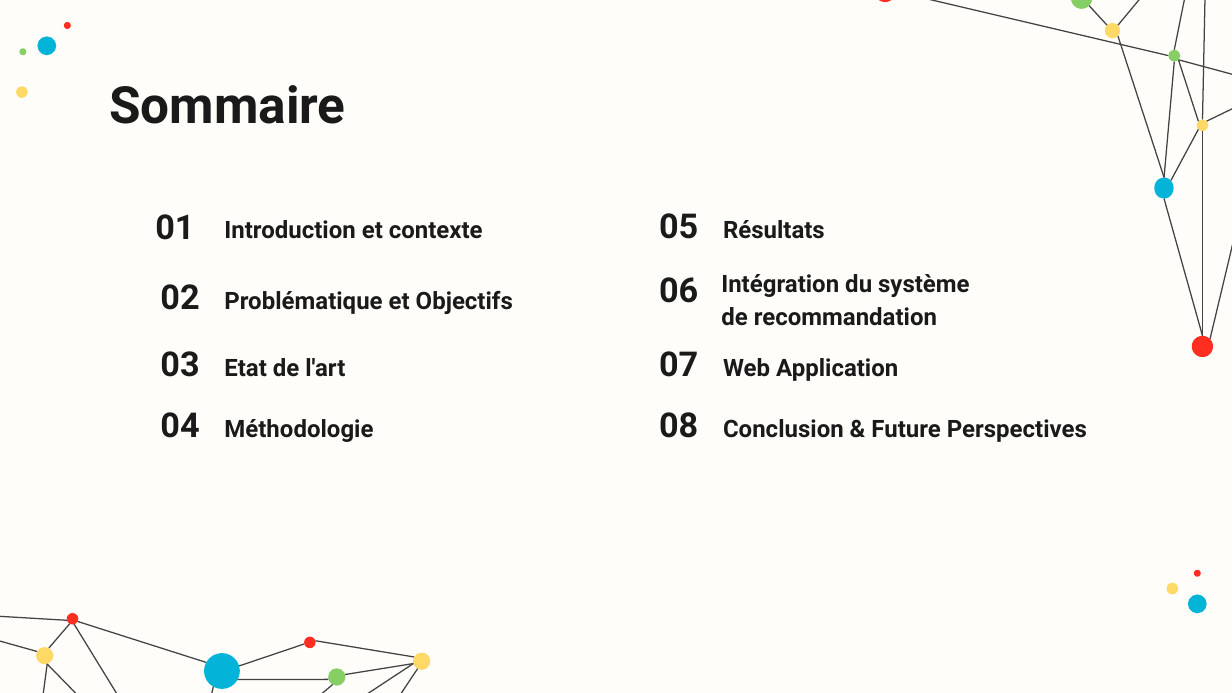
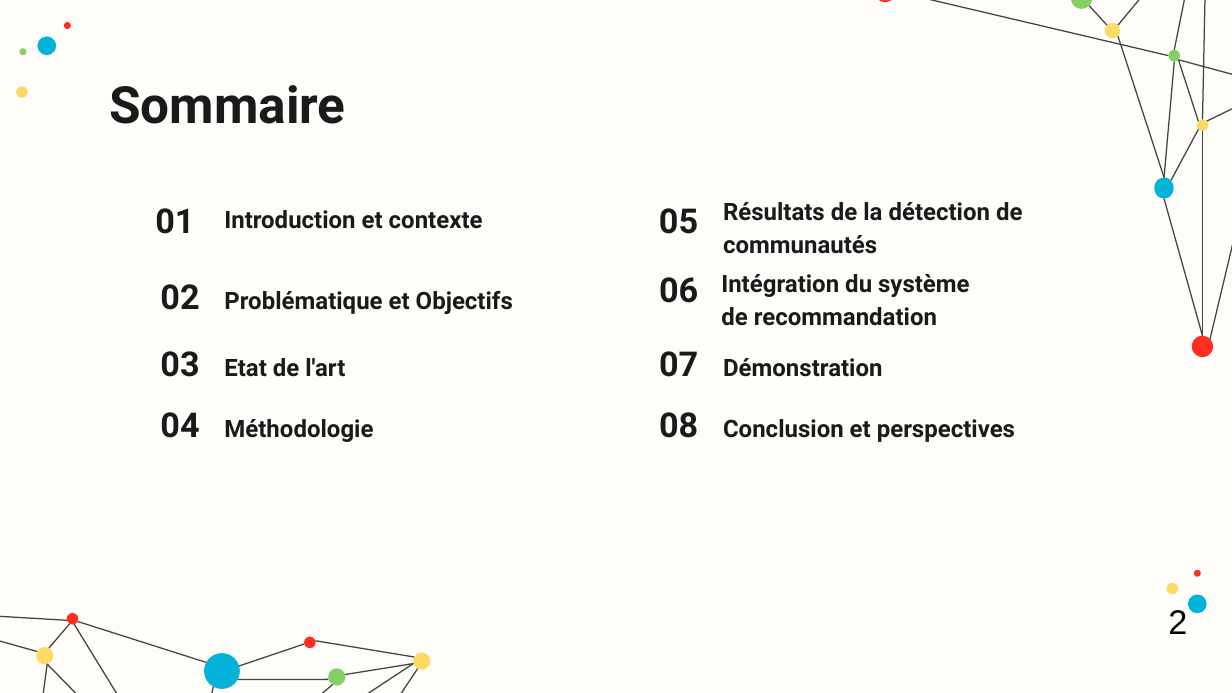
Before and after one commit to hamzamdn077/Master-Project, a slide deck: slide 2 of presentation.pptx. Drawn at 1232x693 pixels with LibreOffice and Linux fonts; fonts in the diff are those of the drawing. Boxes give left, top, right and bottom in pixels: in the first picture for what was removed or moved away, otherwise in the second. Text is boxed around its words. In the diff, an @@ line names an element or a change of style, - is before the commit and + after.

```diff
--- a/presentation.pptx
+++ b/presentation.pptx
@@ title "01": place and size @@
-title "01" at box(155, 214, 194, 240)
+title "01" at box(155, 208, 194, 234)
@@ text "05": place and size @@
-text "05" at box(659, 213, 698, 239)
+text "05" at box(659, 208, 698, 234)
@@ subtitle "Introduction et contexte": place and size @@
-subtitle "Introduction et contexte" at box(224, 220, 483, 239)
+subtitle "Introduction et contexte" at box(224, 210, 483, 229)
@@ text at box(723, 202, 1023, 254): text changed @@
-Résultats
+Résultats de la détection de communautés
@@ text at box(723, 358, 882, 377): text changed @@
-Web Application
+Démonstration
@@ text at box(723, 419, 1015, 442): text changed @@
-Conclusion & Future Perspectives
+Conclusion et perspectives
@@ text added at box(1168, 610, 1187, 634), 20 pt, text #000000 @@
+2
```
Also in this commit, not shown: 27 other slides changed, 2 slides removed, 1 other file.
